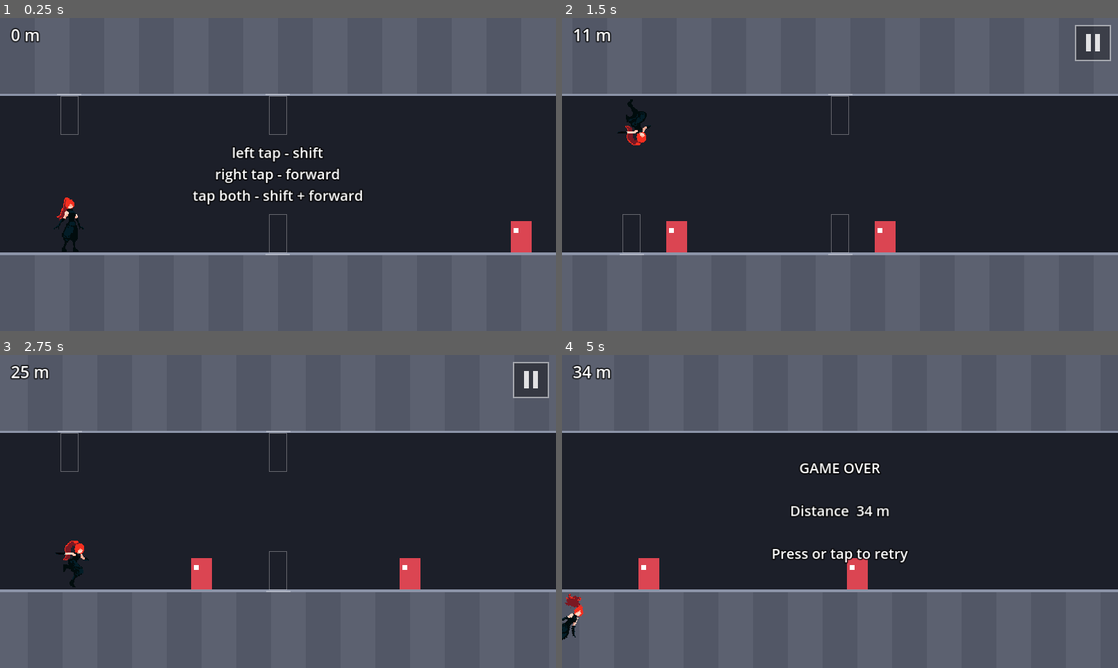
Above: before the commit, frames 1-4 (two rows, left to right).
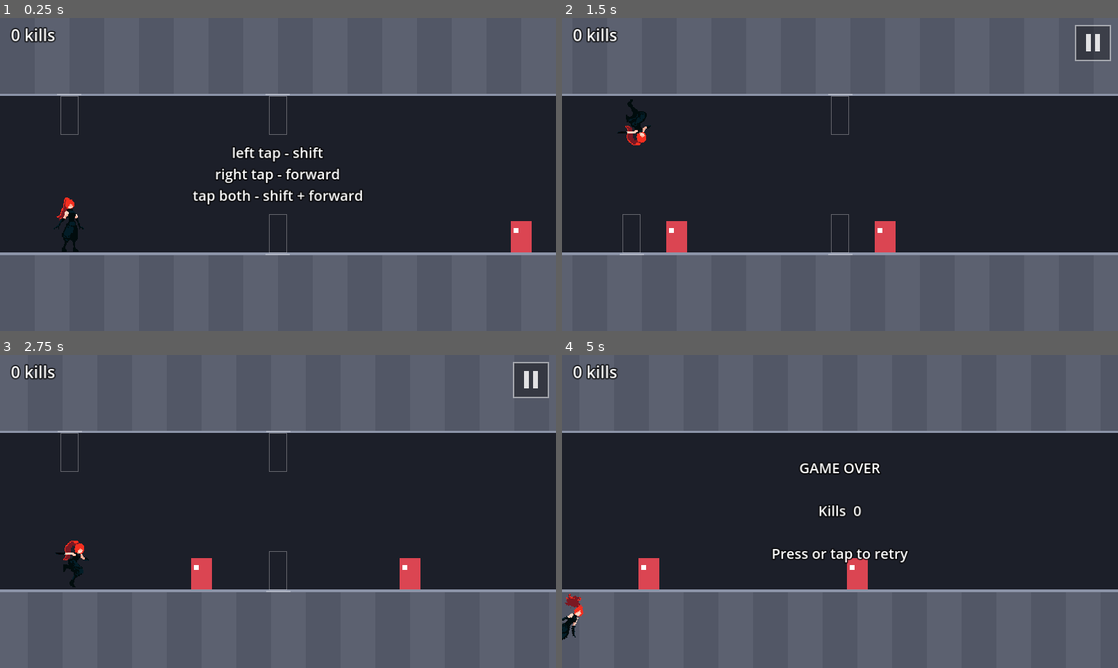
Above: after the commit, the same moments.

Repository: fredsbreads/game-off
Game: Godot game, scene res://scenes/main.tscn
Two runs of this game, one before a commit and one after it. Both use one fixed random seed, a clock stepped at 60 frames per second and the inputs below.
Inputs (mouse positions are in pixels of both pictures, inside the frame that each line leads up to):
- Up to frame 1 (0.25 s): no input
- Up to frame 2 (1.5 s): tap Enter at 0.5 s; move the mouse to (962, 158) at 0.52 s; hold K (tp_forward) 0.53-1.28 s; hold J (tp_vertical) 0.53-1.28 s; click (962, 158) at 0.67 s; move the mouse to (728, 190) at 1.27 s; tap Shift at 1.35 s
- Up to frame 3 (2.75 s): move the mouse to (333, 442) at 2.02 s; hold K (tp_forward) from 2.03 s (still down); hold J (tp_vertical) from 2.03 s (still down)
- Up to frame 4 (5 s): move the mouse to (812, 574) at 2.77 s; release J (tp_vertical) at 2.78 s; tap Shift at 2.85, 4.35 s; click (812, 574) at 2.92 s; move the mouse to (1006, 558) at 3.52 s; release K (tp_forward) at 3.53 s; hold J (tp_vertical) 3.53-4.28 s; move the mouse to (673, 464) at 4.27 s

The runs differ from the first frame. In frame 1, 0.2% of the frame differs, in the area x 4-10%, y 2-8%; in frame 2, 0.3%; in frame 3, 0.3%; in frame 4, 0.6%, in the area x 1-59%, y 2-52%.

Commit message:
Show kills instead of distance

Diff:
--- a/scripts/hud.gd
+++ b/scripts/hud.gd
@@ -10,7 +10,9 @@
 ## Everything is always tracked internally; these only control what's shown.
 ## Distance: the metres counter, the distance signs on the ground, and the
 ## distance line on the game-over screen.
-const SHOW_DISTANCE_UI := true
+const SHOW_DISTANCE_UI := false
+## Kills: the kill counter (top-left) and the kills line on the game-over screen.
+const SHOW_KILLS_UI := true
 ## Score: score, kills, chain counter, point pop-ups and best score.
 const SHOW_SCORE_UI := false
 
@@ -19,6 +21,7 @@
 
 var _score: Label
 var _distance: Label
+var _kills: Label
 var _chain: Label
 var _chain_bar_bg: ColorRect
 var _chain_bar: ColorRect
@@ -41,6 +44,7 @@
 
 	_score = _label(30, Vector2(20, 10))
 	_distance = _label(20, Vector2(22, 50))
+	_kills = _label(30, Vector2(20, 10))
 
 	_chain = _label(34, Vector2.ZERO)
 	_chain.size.x = 200
@@ -92,7 +96,9 @@
 	return s.y > s.x * 1.05
 
 
-func set_stats(score: int, distance: float, chain: int, chain_fraction: float) -> void:
+func set_stats(score: int, distance: float, kills: int, chain: int, chain_fraction: float) -> void:
+	_kills.visible = SHOW_KILLS_UI and not SHOW_SCORE_UI
+	_kills.text = "%d kills" % kills if kills != 1 else "1 kill"
 	_score.visible = SHOW_SCORE_UI
 	_distance.visible = SHOW_DISTANCE_UI
 	# Move the distance up into the score's spot when the score is hidden.
@@ -126,11 +132,13 @@
 	var lines := "GAME OVER\n\n"
 	if SHOW_DISTANCE_UI:
 		lines += "Distance  %d m\n" % int(stats["distance"])
+	if SHOW_KILLS_UI and not SHOW_SCORE_UI:
+		lines += "Kills  %d\n" % stats["kills"]
 	if SHOW_SCORE_UI:
 		lines += "Kills  %d      Best chain  x%d\n\n" % [stats["kills"], stats["best_chain"]]
 		lines += "Score  %d\n" % stats["score"]
 		lines += ("NEW BEST!\n" if stats["new_best"] else "Best  %d\n" % stats["best"])
-	if SHOW_DISTANCE_UI or SHOW_SCORE_UI:
+	if SHOW_DISTANCE_UI or SHOW_KILLS_UI or SHOW_SCORE_UI:
 		lines += "\n"
 	lines += "Press or tap to retry"
 	_message.text = lines
--- a/scripts/main.gd
+++ b/scripts/main.gd
@@ -293,7 +293,7 @@
 	var run_px := Rules.RUN_SPEED * Rules.TILE if moving else 0.0
 	cam.follow(player.x, run_px, delta)
 	level.set_view(cam.left(), cam.visible_world_size())
-	hud.set_stats(score(), distance, chain, chain_timer / Rules.COMBO_WINDOW)
+	hud.set_stats(score(), distance, kills, chain, chain_timer / Rules.COMBO_WINDOW)
 
 
 func _update_pause_visuals() -> void:
